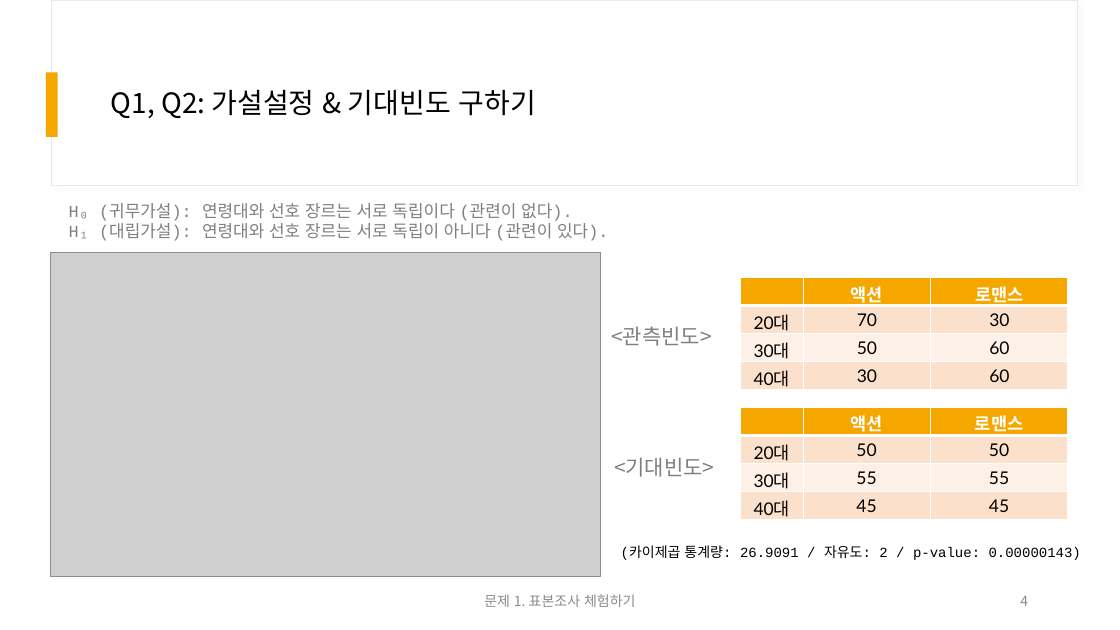
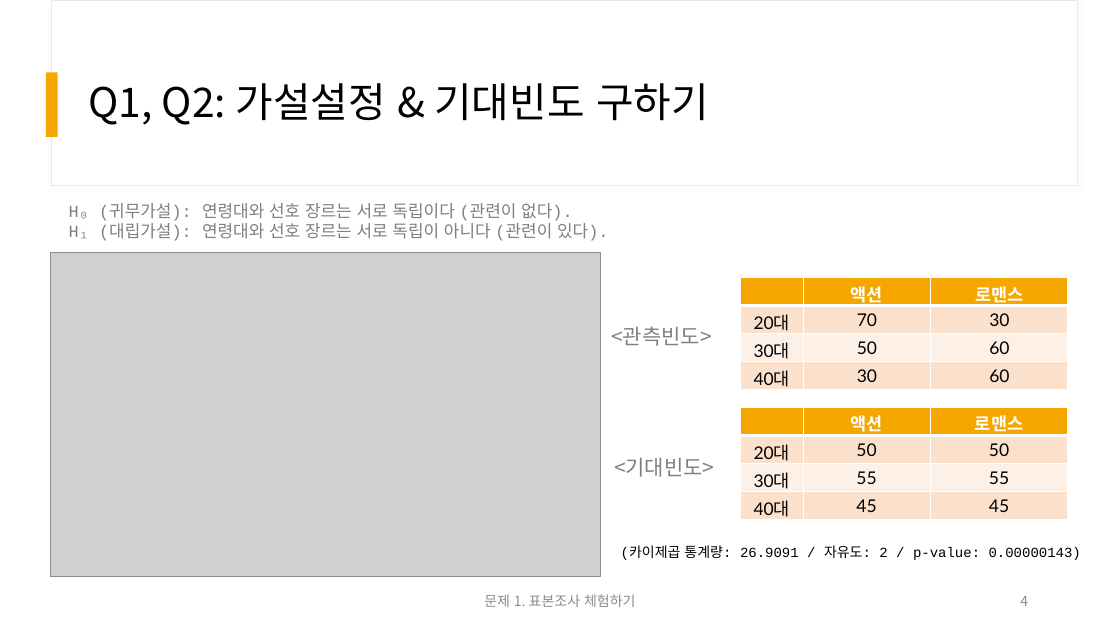
Before and after one commit to msjeonc-stack/ai-data-bootcamp, a slide deck: slide 4 of D014/문제4_발표자료(C2).pptx. Drawn at 1120x630 pixels with LibreOffice and Linux fonts; fonts in the diff are those of the drawing; grey boxes stand for pictures. Boxes give left, top, right and bottom in pixels: in the first picture for what was removed or moved away, otherwise in the second. Text is boxed around its words. In the diff, an @@ line names an element or a change of style, - is before the commit and + after.

```diff
--- a/D014/문제4_발표자료(C2).pptx
+++ b/D014/문제4_발표자료(C2).pptx
@@ title "Q1, Q2: 가설설정 & 기대빈도 ...": place and size @@
-title "Q1, Q2: 가설설정 & 기대빈도 ..." at bbox=[111, 89, 536, 118]
+title "Q1, Q2: 가설설정 & 기대빈도 ..." at bbox=[88, 83, 709, 125]
@@ title "Q1, Q2: 가설설정 & 기대빈도 ..." at bbox=[88, 83, 709, 125]: size 24 to 35 pt @@
```
Also in this commit, not shown: 8 other slides changed.
